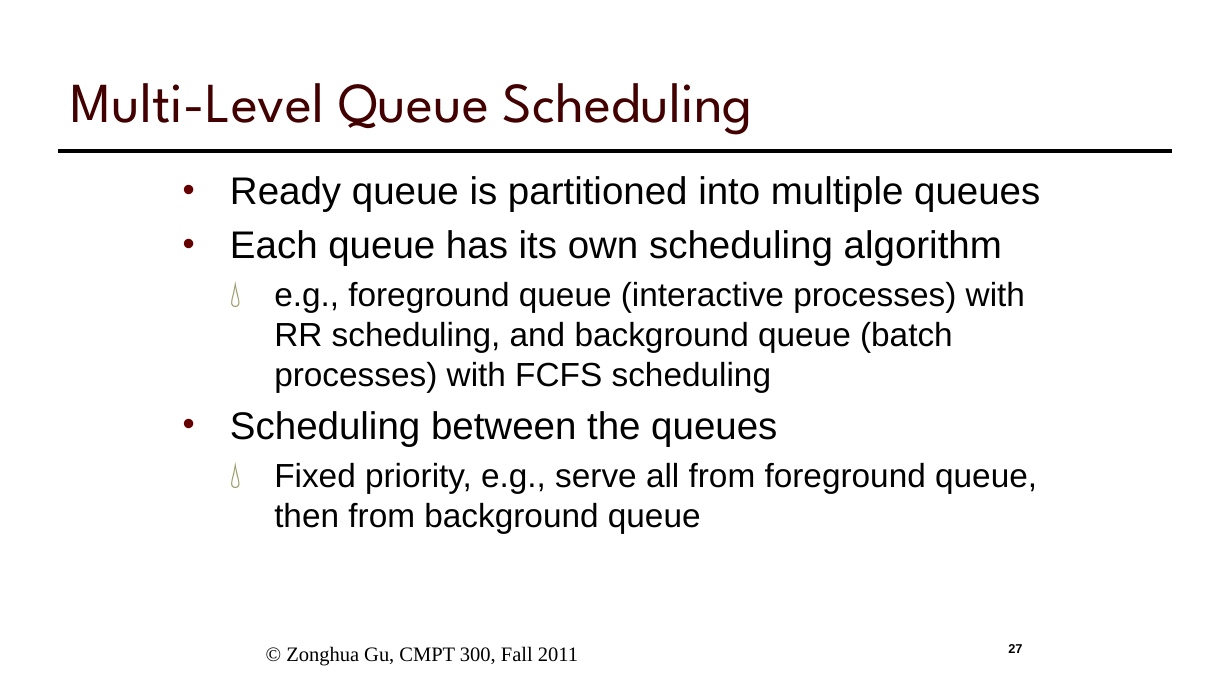
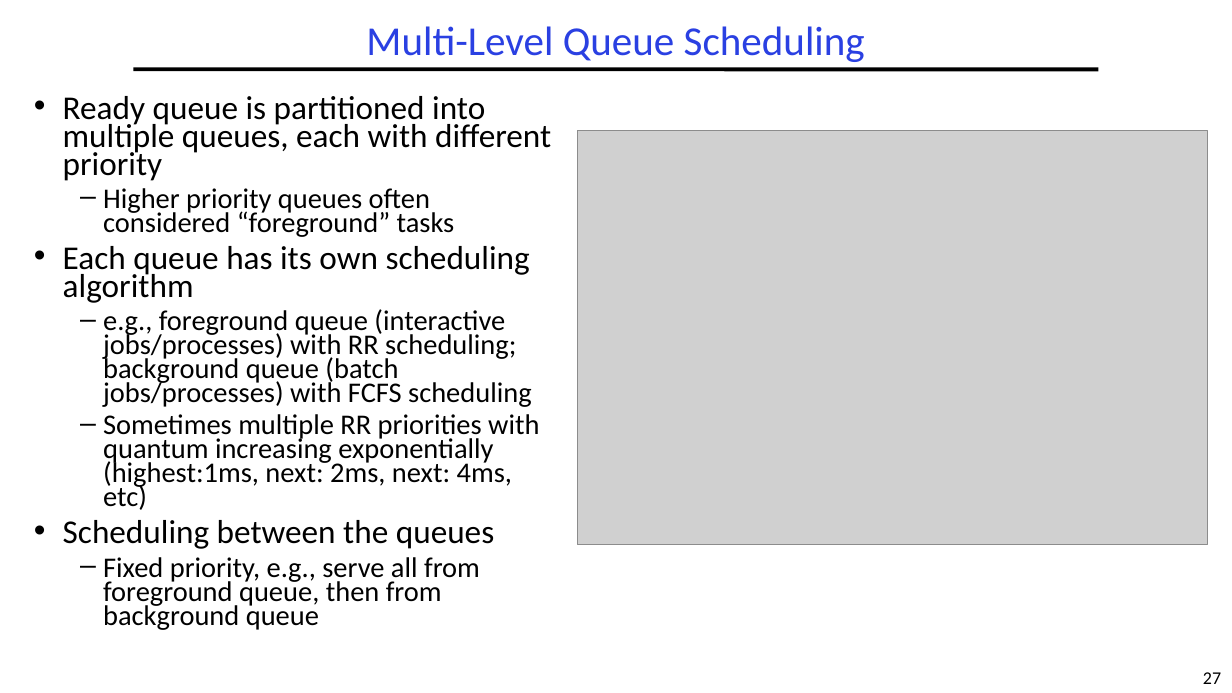
Before and after one commit to guhofstra/CSC256Fa25, a slide deck: slide 27 of PPTs/LXX Scheduling.pptx. Drawn at 1232x693 pixels with LibreOffice and Linux fonts; fonts in the diff are those of the drawing; grey boxes stand for pictures. Boxes give left, top, right and bottom in pixels: in the first picture for what was removed or moved away, otherwise in the second. Text is boxed around its words. In the diff, an @@ line names an element or a change of style, - is before the commit and + after.

```diff
--- a/PPTs/LXX Scheduling.pptx
+++ b/PPTs/LXX Scheduling.pptx
@@ title "Multi-Level Queue Scheduling": place and size @@
-title "Multi-Level Queue Scheduling" at bbox=[71, 83, 753, 135]
+title "Multi-Level Queue Scheduling" at bbox=[366, 26, 865, 62]
@@ title "Multi-Level Queue Scheduling" at bbox=[366, 26, 865, 62]: size 44 to 32 pt, font League Spartan to Calibri, text colour #420000 to #2A40E2; alignment left to centre; line spacing 1 to 0.9; vertical alignment bottom to middle @@
@@ line moved from (58, 152) - (1173, 152) to (133, 69) - (1099, 69) @@
@@ text "Ready queue is partitioned into ...": place and size @@
-text "Ready queue is partitioned into ..." at bbox=[230, 176, 1040, 533]
+text "Ready queue is partitioned into ..." at bbox=[63, 96, 551, 630]
@@ text at bbox=[63, 96, 551, 237]: text changed; size 30 to 25.9 pt; font Arial to Calibri @@
-• Ready queue is partitioned into multiple queues
+• Ready queue is partitioned into multiple queues, each with different priority
+  – Higher priority queues often considered “foreground” tasks
@@ picture added at bbox=[578, 131, 1208, 545] @@
@@ text at bbox=[63, 246, 530, 630]: size 30 to 25.9 pt in "Each queue has its own scheduling algorithm", "Scheduling between the queues"; font Arial to Calibri in "Each queue has its own scheduling algorithm", "Scheduling between the queues", "Fixed priority, e.g., serve all from foreground ..."; size 26 to 22.2 pt in "Fixed priority, e.g., serve all from foreground ..."; indent changed; line spacing 1 to 0.7; more space between paragraphs; bullet 💧 to – @@
@@ text at bbox=[103, 309, 539, 510]: text changed; size 26 to 22.2 pt; font Arial to Calibri @@
-  💧 e.g., foreground queue (interactive processes) with RR scheduling, and background queue (batch processes) with FCFS scheduling
+  – e.g., foreground queue (interactive jobs/processes) with RR scheduling; background queue (batch jobs/processes) with FCFS scheduling
+  – Sometimes multiple RR priorities with quantum increasing exponentially
+    (highest:1ms, next: 2ms, next: 4ms, etc)
@@ text removed at bbox=[286, 646, 578, 666] @@
-© Zonghua Gu, CMPT 300, Fall 2011
@@ page number removed at bbox=[1008, 644, 1022, 653] @@
-27
@@ page number added at bbox=[1203, 672, 1221, 684], 14 pt, text #000000 @@
+27
```
Also in this commit, not shown: 13 other slides changed, 16 slides added, 20 slides removed, 13 other files.
